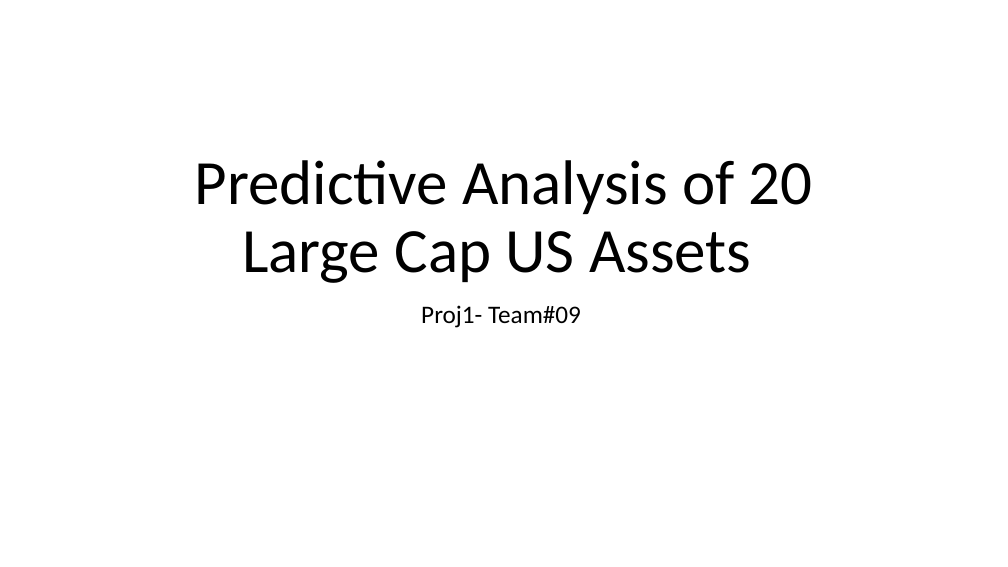
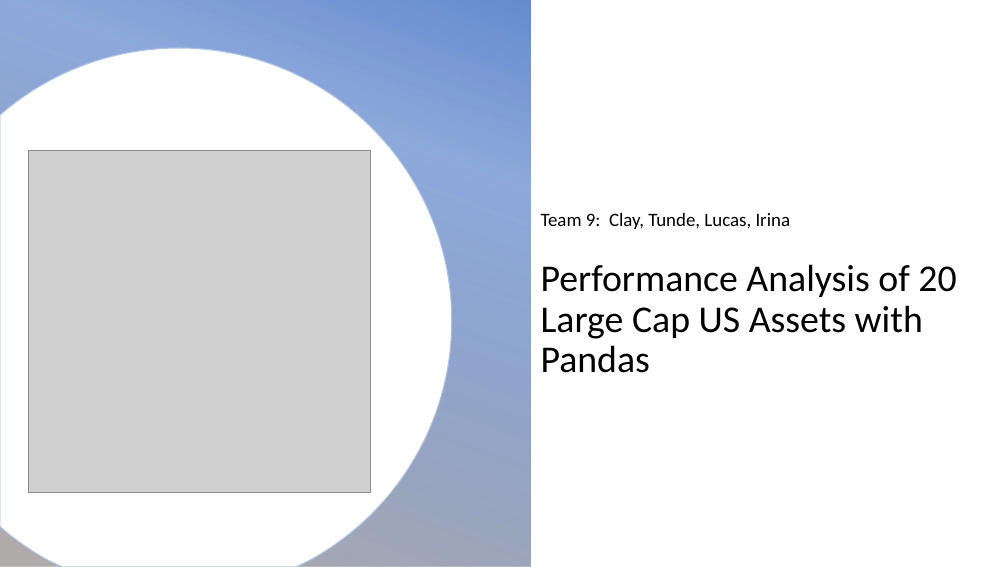
Before and after one commit to claybeaver/Group9_Project1, a slide deck: slide 1 of Final_Presentation.pptx. Drawn at 1008x567 pixels with LibreOffice and Linux fonts; fonts in the diff are those of the drawing; grey boxes stand for pictures; background and template pictures are left out. Boxes give left, top, right and bottom in pixels: in the first picture for what was removed or moved away, otherwise in the second. Text is boxed around its words. In the diff, an @@ line names an element or a change of style, - is before the commit and + after.

Commit message:
Started merging Tunde Narrative (9/15) with PPT & Implement Design theme. New Charts in Images & .IPYNB File

```diff
--- a/Final_Presentation.pptx
+++ b/Final_Presentation.pptx
@@ rectangle added at (0,0,531,567), fill gradient #4472C4 to #AFABAB @@
@@ freeform shape added at (0,48,452,567), fill #FFFFFF, outline #AFABAB 1 pt @@
@@ picture added at (28,150,371,493) @@
@@ subtitle "Team 9: Clay, Tunde, Lucas, ..." at (541,213,791,229): vertical alignment top to bottom @@
@@ subtitle at (541,213,791,229): text changed; size 24 to 18 pt @@
-Proj1- Team#09
+Team 9: Clay, Tunde, Lucas, Irina
@@ title "Performance Analysis of 20 Large ..." at (541,264,956,373): vertical alignment bottom to top @@
@@ title at (541,264,956,373): text changed; size 60 to 36 pt @@
-Predictive Analysis of 20 Large Cap US Assets
+Performance Analysis of 20 Large Cap US Assets with Pandas
```
Also in this commit, not shown: 7 other slides changed, 1 slide added, 1 slide removed, 28 other files.
